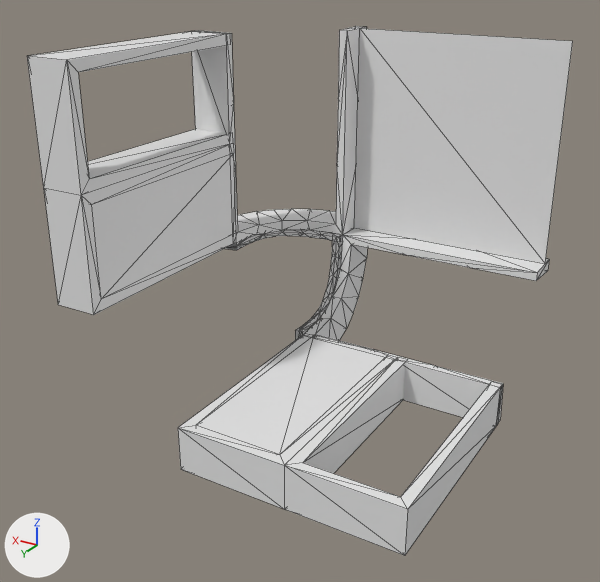
The OBJ model data/bmc/SET_4W2C/t_004.obj as it was, and as the next commit left it.
Before and after are seen from a 50 mm lens placed at (-0.941, 1.594, 0.706), pointed at (-0.085, 0.168, -0.007). Every picture has the same lights, and +X, +Y and +Z are marked at lower left. Mesh edges are drawn as thin lines. Where no turn or scale is listed for an object, it has been applied to the vertices.

Names of what the first picture shows: 't_004'.
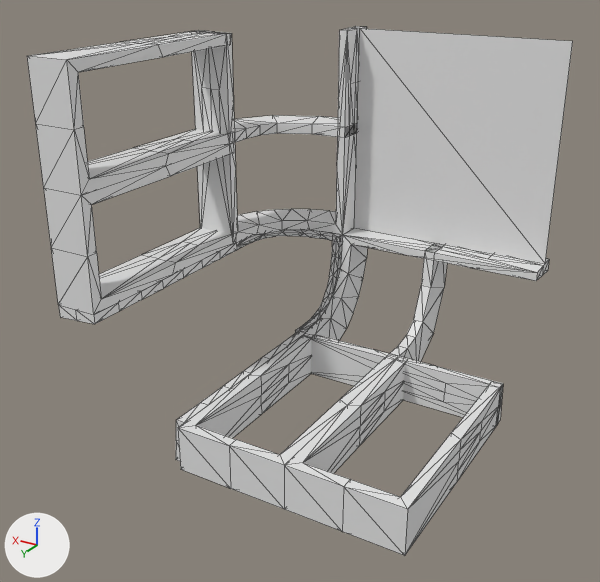
What differs and where, as boxes (x1, y1, x2, y2) in the pictures (600 x 582 px):
part 1 of me_t_004, added
    after: (31, 26, 549, 555)
part 2 of me_t_004, added
    after: (27, 56, 89, 195)
part 3 of me_t_004, added
    after: (284, 463, 408, 555)

Diff of the bpy script that builds the scene:
```diff
--- a/data/bmc/SET_4W2C/t_004.obj.py
+++ b/data/bmc/SET_4W2C/t_004.obj.py
@@ me_t_004 @@
 # used by ob_t_004; location = (0.0, 0.0, 0.0)
-me_t_004.from_pydata(...)  # 278 vertices, 534 faces; spans x -0.5..0.301, y -0.287..0.5, z -0.301..0.5
+me_t_004.from_pydata(...)  # 607 vertices, 1218 faces; spans x -0.5..0.301, y -0.287..0.5, z -0.301..0.5
+# me_t_004 part 1: 321 vertices added at x -0.5..0.3, y -0.286..0.5, z -0.3..0.5
+# me_t_004 part 2: 4 vertices added at x 0.2..0.3, y 0.475..0.5, z 0.375
+# me_t_004 part 3: 4 vertices added at x -0.375, y 0.475..0.5, z -0.3..-0.2
```
